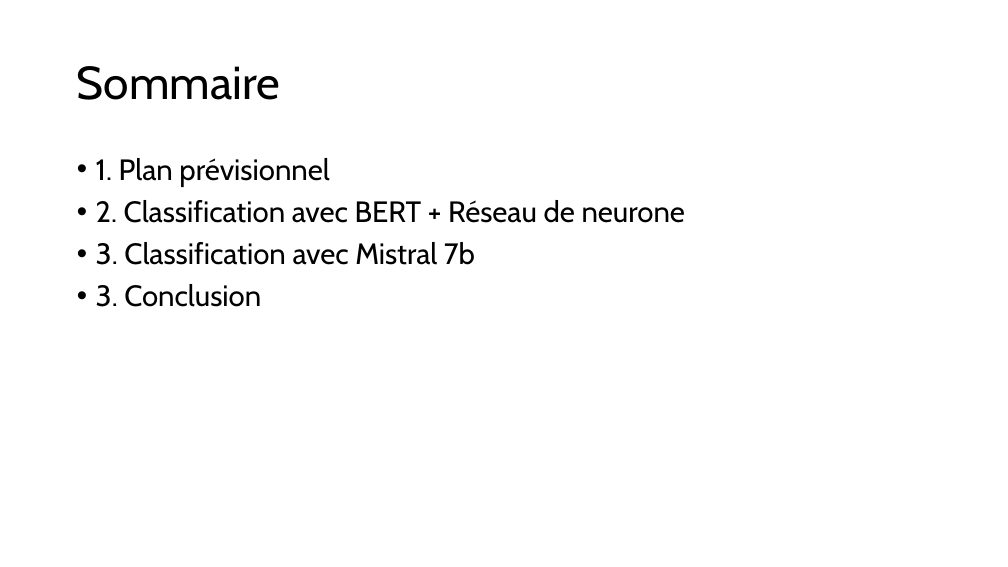
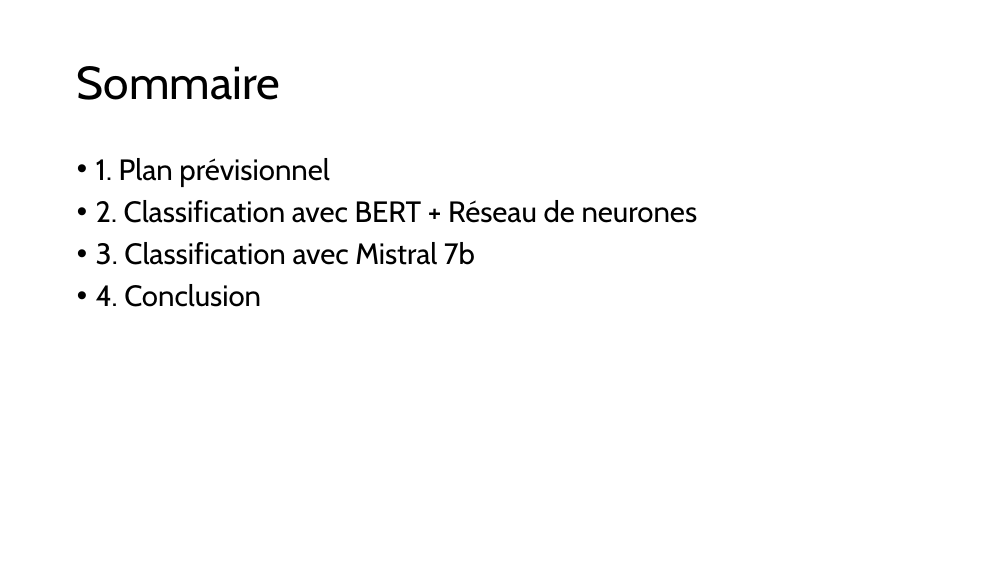
Before and after one commit to alexandre-petit/Cost_benefit_of_LLMs, a slide deck: slide 2 of 3_présentation.pptx. Drawn at 1008x567 pixels with LibreOffice and Linux fonts; fonts in the diff are those of the drawing. Boxes give left, top, right and bottom in pixels: in the first picture for what was removed or moved away, otherwise in the second. Text is boxed around its words. In the diff, an @@ line names an element or a change of style, - is before the commit and + after.

```diff
--- a/3_présentation.pptx
+++ b/3_présentation.pptx
@@ text at bbox=[96, 200, 698, 223]: text changed @@
-• 2. Classification avec BERT + Réseau de neurone
+• 2. Classification avec BERT + Réseau de neurones
@@ text at bbox=[96, 284, 261, 307]: text changed @@
-• 3. Conclusion
+• 4. Conclusion
```
Also in this commit, not shown: 5 other slides changed, 2 slides added, 1 slide removed, 9 other files.
